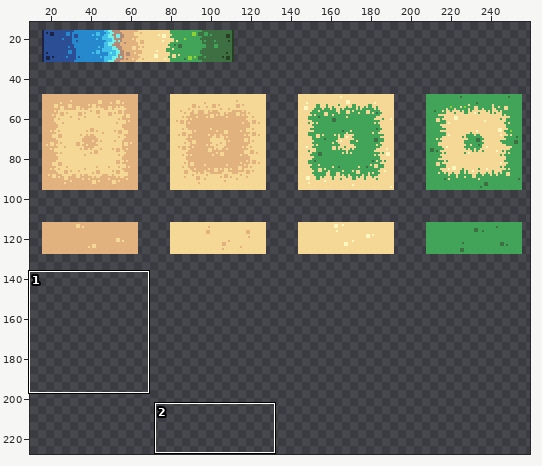
Edited in one commit: pixel-art file (Terrain_Basic.aseprite). Above, an overview of the earlier version with the close-up marked.
Close-up. The starting point:
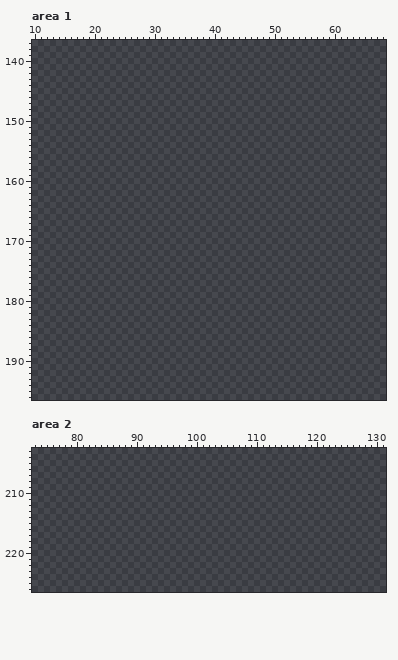
512x512 pixels, 1 frame. Shown: area 1: x 10..68, y 137..196; area 2: x 73..131, y 203..226. The old version is drawn lined up with the new one. The wide view leaves out empty margins. The commit also changed other parts of the picture, which this record leaves out.
After:
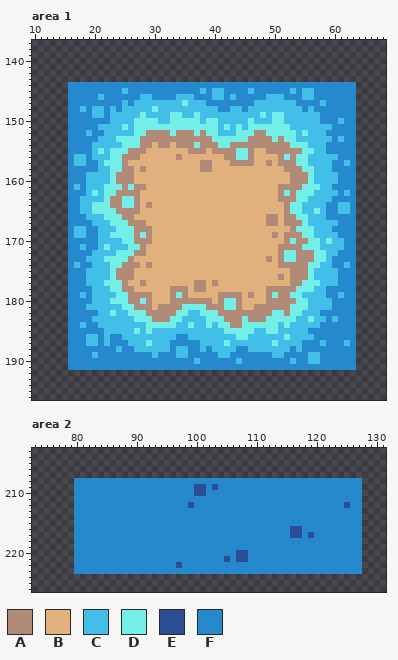
Palette (. is transparent): A #b28b78  B #e2b27e  C #42bfe8  D #73efe8  E #2b4e95  F #2789cd
Edits made:
drawings rearranged on the sheet (the old picture shows each at its new place; 2 dropped ones are not shown)
Area 1:
y 144: x 16..63 ................................................ -> FFFFFFFFFFFFFFFFFFFFFFFFFFFFFFFFFFFFFFFFFFFFFFFF
y 145: x 16..63 ................................................ -> FFFFFFFFFCFFFFFFFFFFFFCFCCFFFFCFFFFFFCFCCFFFFFFF
y 146: x 16..63 ................................................ -> FFFFFCFFFFFFCCFFFFCCCFFFCCFCFFFFFCCCFFFCCFFFFFFF
y 147: x 16..63 ................................................ -> FFFFFFFFFCFCCCCCCCCDCCCFFFFFFFFCCCCCCCFFFFCFFFFF
y 148: x 16..63 ................................................ -> FFCFCCFCFCCCCCDCCCCCCCCCCFFCCFCCCCCCCCCFCFFFFFFF
y 149: x 16..63 ................................................ -> FFFFCCFCCCCCDCCCCDDCCDCCCCCCCCCCDCDDCCCCCCFFFFFF
y 150: x 16..63 ................................................ -> FFFFFFFCCCCDDDDCCDDDDDCDDCCCCCDCCCDDCCCCCCFFFCFF
y 151: x 16..63 ................................................ -> FFFFFCCCCDCDDDDDDDDDDDDDDCDCDCDDDDDDDCCCCCCCFFFF
y 152: x 16..63 ................................................ -> FFFCFFCCCCCDDAAAADAAADADDCCCDDDAADDDDDCDCCCFFFFF
y 153: x 16..63 ................................................ -> FFFFFCCCDDDDAAAAAAAAAAAADDDDDDAAAADADDCCCCCCFCFF
y 154: x 16..63 ................................................ -> FFFFCCCCCDDDAABAABAAADAAADDAAAAAAAAAADDDCCCFFFFF
y 155: x 16..63 ................................................ -> FFFFCDCDDDAAABBBBBBBAAABAAAADDABBAAAAAADDCCFFFFF
y 156: x 16..63 ................................................ -> FCCFCCCDDAAABBBBBBABBBBBBBAADDABBBBADADDCCCCCFFF
y 157: x 16..63 ................................................ -> FCCFFCDDDABBBBBBBBBBBBAABBBAAAABBABAAADDCCCCFFCF
y 158: x 16..63 ................................................ -> FFFFFCCDDAABABBBBBBBBBAABBBBBBBBBBBBAAADDCCCFFFF
y 159..160: x 16..63 ................................................ -> FFFCCCCDAAABBBBBBBBBBBBBBBBBBBBBBBBBBAAADCCCCFFF
y 161: x 16..63 ................................................ -> FCFCCCDDDADAABBBBBBBBBBBBBBBBBBBBBBAAAADDDCCFFFF
y 162: x 16..63 ................................................ -> FFFCDCDDAAAABBBBBBBBBBBBBBBBBBBBBBBADADDDCCCCFCF
y 163: x 16..63 ................................................ -> FFCCCCDAADDABBBBBBBBBBBBBBBBBBBBBBBAAADDCCCCFFFF
y 164: x 16..63 ................................................ -> FFCCDDDAADDABABBBBBBBBBBBBBBBBBBBBBBADDCCCCFFCCF
y 165: x 16..63 ................................................ -> FFCCDDDDAAAABBBBBBBBBBBBBBBBBBBBBBBBADDCCDCFFCCF
y 166: x 16..63 ................................................ -> FFFCCCDDDAABBBBBBBBBBBBBBBBBBBBBBAABAADDCCCFFFFF
y 167: x 16..63 ................................................ -> FFFFCCCDDDAAABBBBBBBBBBBBBBBBBBBBAABAAADCCCCCFFF
y 168: x 16..63 ................................................ -> FCCFFCCCDDDAAABBBBBBBBBBBBBBBBBBBBBBBADDDCCCFFFF
y 169: x 16..63 ................................................ -> FCCFFCCDDDDADABBBBBBBBBBBBBBBBBBBBABAAADDCCCCFFF
y 170: x 16..63 ................................................ -> FFFFFCCCCDDAAABBBBBBBBBBBBBBBBBBBBBBADAADDCDCCFF
y 171: x 16..63 ................................................ -> FFCFFCDCCCDDABBBBBBBBBBBBBBBBBBBBBBAAAADDDCCCCFF
y 172: x 16..63 ................................................ -> FFFFCCCCDDDAABBBBBBBBBBBBBBBBBBBBBBADDAAADDCCFFF
y 173: x 16..63 ................................................ -> FFFCCCDDDDABBBBBBBBBBBBBBBBBBBBBBABADDAAADDCFFFF
y 174: x 16..63 ................................................ -> FCFFCCCDDAAABABBBBBBBBBBBBBBBBBBBBBAAAAADDCCFFCF
y 175: x 16..63 ................................................ -> FFFCCCCDAAABBBBBBBBBBBBBBBBBBBBBBBBBBAAADCCCCFFF
y 176: x 16..63 ................................................ -> FFFCCCCDAAABBBBBBBBBBBBBBBBBBBBBBBBABAAADCCCCFFF
y 177: x 16..63 ................................................ -> FFFCCCDDDABBABBBBBBBBAABABBBBBBBBBBBBAADDDCCCFFF
y 178: x 16..63 ................................................ -> FFFFCCCDDAABBBBBBAAABAABBBBBBBBBBAAAAADDDCCFFFFF
y 179: x 16..63 ................................................ -> FFCFCCCCDDAAAABBBADABBBBBAAAABABBADAADDCCCCFFCFF
y 180: x 16..63 ................................................ -> FFFFCCCDDDAADABBBAAAAAAABADDABBBBAAAAADDCCCCFFFF
y 181: x 16..63 ................................................ -> FFFCCCCCCDDAAABAAAADDDDAAADDABBAAAAAADDDCCCCFFFF
y 182: x 16..63 ................................................ -> FFFFFCCDCCDDDAAAAADDCCDDDAAAAAAAAADDADDCCCFFFFFF
y 183: x 16..63 ................................................ -> FFFFCCCCCCCDDDAAADDCCCCDDDAAADAAADDDDDCCDCCFCFFF
y 184: x 16..63 ................................................ -> FFCFFCCCCCCCCDDDDDCCDCCDCDDAADDDDDDCDCCCCCFFFFFF
y 185: x 16..63 ................................................ -> FFFFFFCCCCCDCDCCCCCCCCCCCCDDDDDCCDDCCCCCFFFFFFFF
y 186: x 16..63 ................................................ -> FFFCCFCFFCCCCCCCCCFFCCCCCCCCDDCCCCCCDCCCCFFFFFFF
y 187: x 16..63 ................................................ -> FFFCCFCFFFCCCDCCCFFFFFCCCCDCCCCCCCDCCCCFFFCFFFCF
y 188: x 16..63 ................................................ -> FFFFFFFFCFFCCCCCCFCCFFCFCCCCFFCCCCCCCFCFFFFFFFFF
y 189: x 16..63 ................................................ -> FFFFCFFFFFFFFFCFFFCCFFFFFCCFFFFFFFCCFFFFCCFFFFFF
y 190: x 16..63 ................................................ -> FFFFFFFFFFFFFFFFFFFFFCFFFFFFCFFFFFFFFCFFCCFFFFFF
y 191: x 16..63 ................................................ -> FFFFFFFFFFFFFFFFFFFFFFFFFFFFFFFFFFFFFFFFFFFFFFFF
Area 2:
y 208: x 80..127 ................................................ -> FFFFFFFFFFFFFFFFFFFFFFFFFFFFFFFFFFFFFFFFFFFFFFFF
y 209: x 80..127 ................................................ -> FFFFFFFFFFFFFFFFFFFFEEFEFFFFFFFFFFFFFFFFFFFFFFFF
y 210: x 80..127 ................................................ -> FFFFFFFFFFFFFFFFFFFFEEFFFFFFFFFFFFFFFFFFFFFFFFFF
y 211: x 80..127 ................................................ -> FFFFFFFFFFFFFFFFFFFFFFFFFFFFFFFFFFFFFFFFFFFFFFFF
y 212: x 80..127 ................................................ -> FFFFFFFFFFFFFFFFFFFEFFFFFFFFFFFFFFFFFFFFFFFFFEFF
y 213..215: x 80..127 ................................................ -> FFFFFFFFFFFFFFFFFFFFFFFFFFFFFFFFFFFFFFFFFFFFFFFF
y 216: x 80..127 ................................................ -> FFFFFFFFFFFFFFFFFFFFFFFFFFFFFFFFFFFFEEFFFFFFFFFF
y 217: x 80..127 ................................................ -> FFFFFFFFFFFFFFFFFFFFFFFFFFFFFFFFFFFFEEFEFFFFFFFF
y 218..219: x 80..127 ................................................ -> FFFFFFFFFFFFFFFFFFFFFFFFFFFFFFFFFFFFFFFFFFFFFFFF
y 220: x 80..127 ................................................ -> FFFFFFFFFFFFFFFFFFFFFFFFFFFEEFFFFFFFFFFFFFFFFFFF
y 221: x 80..127 ................................................ -> FFFFFFFFFFFFFFFFFFFFFFFFFEFEEFFFFFFFFFFFFFFFFFFF
y 222: x 80..127 ................................................ -> FFFFFFFFFFFFFFFFFEFFFFFFFFFFFFFFFFFFFFFFFFFFFFFF
y 223: x 80..127 ................................................ -> FFFFFFFFFFFFFFFFFFFFFFFFFFFFFFFFFFFFFFFFFFFFFFFF
Boxes around the changes in both close-ups, in picture pixels (x1, y1, x2, y2):
added: (68, 82, 356, 370)
added: (74, 478, 362, 574)
